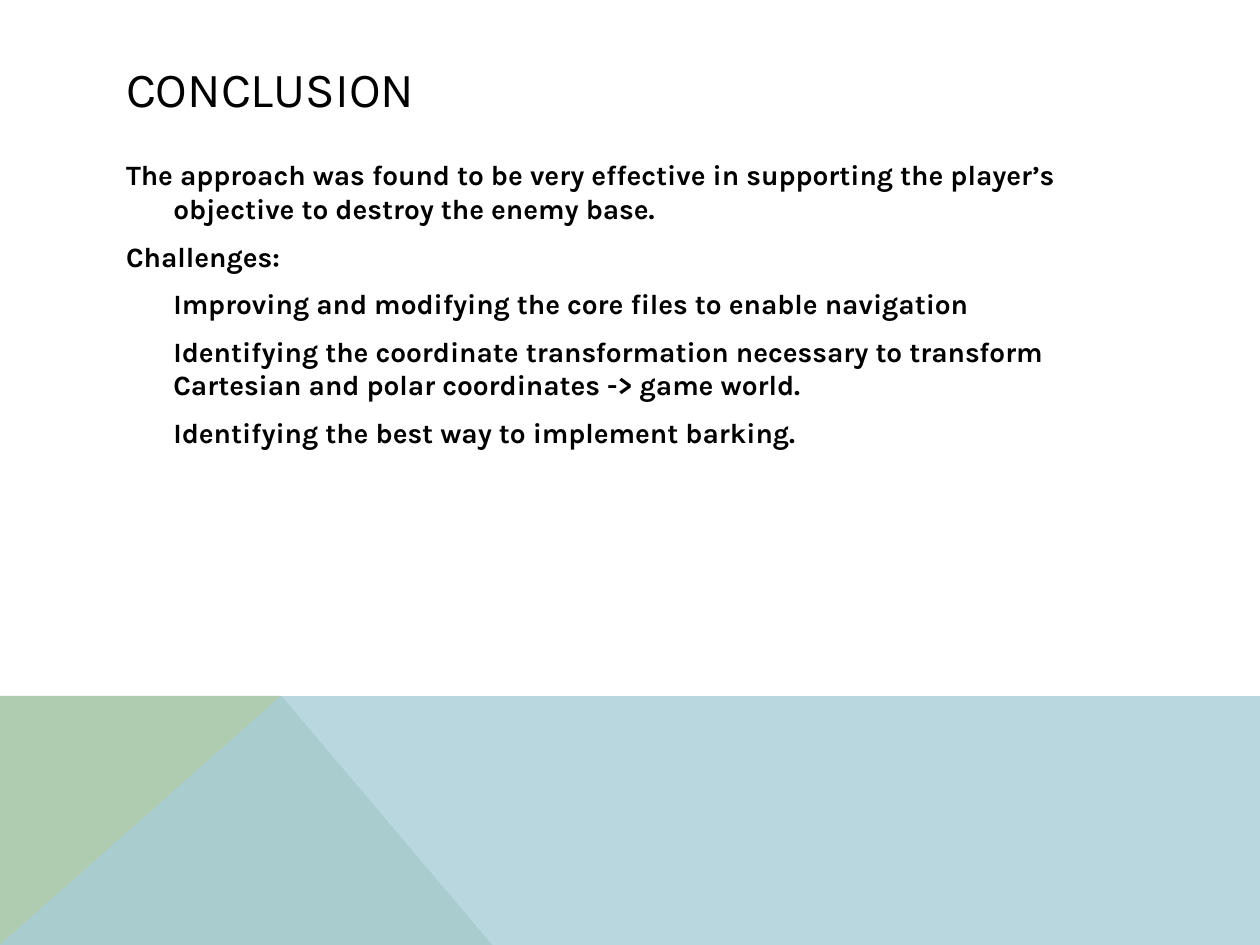
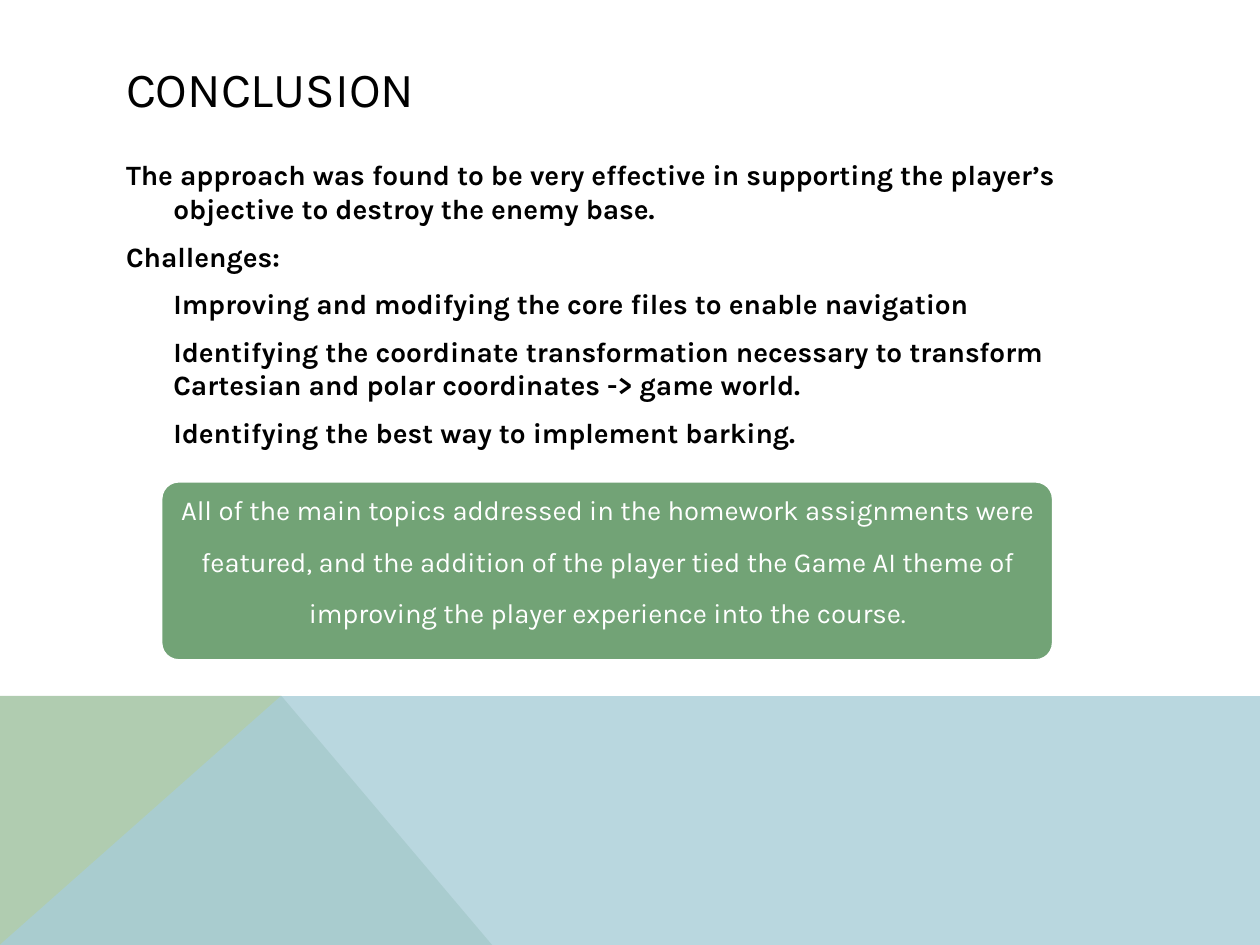
Before and after one commit to Shahdevanshee/gameAIFinalProject, a slide deck: slide 5 of presentation.pptx. Drawn at 1260x945 pixels with LibreOffice and Linux fonts; fonts in the diff are those of the drawing. Boxes give left, top, right and bottom in pixels: in the first picture for what was removed or moved away, otherwise in the second. Text is boxed around its words. In the diff, an @@ line names an element or a change of style, - is before the commit and + after.

```diff
--- a/presentation.pptx
+++ b/presentation.pptx
@@ rounded rectangle added at (x1=161, y1=481, x2=1055, y2=662), fill #72A376, outline #FFFFFF 2 pt @@
@@ text added at (x1=181, y1=501, x2=1034, y2=630), 27 pt, text #FFFFFF @@
+All of the main topics addressed in the homework assignments were featured, and the addition of the player tied the Game AI theme of improving the player experience into the course.
```
Also in this commit, not shown: 1 other slide changed, 2 other files.
